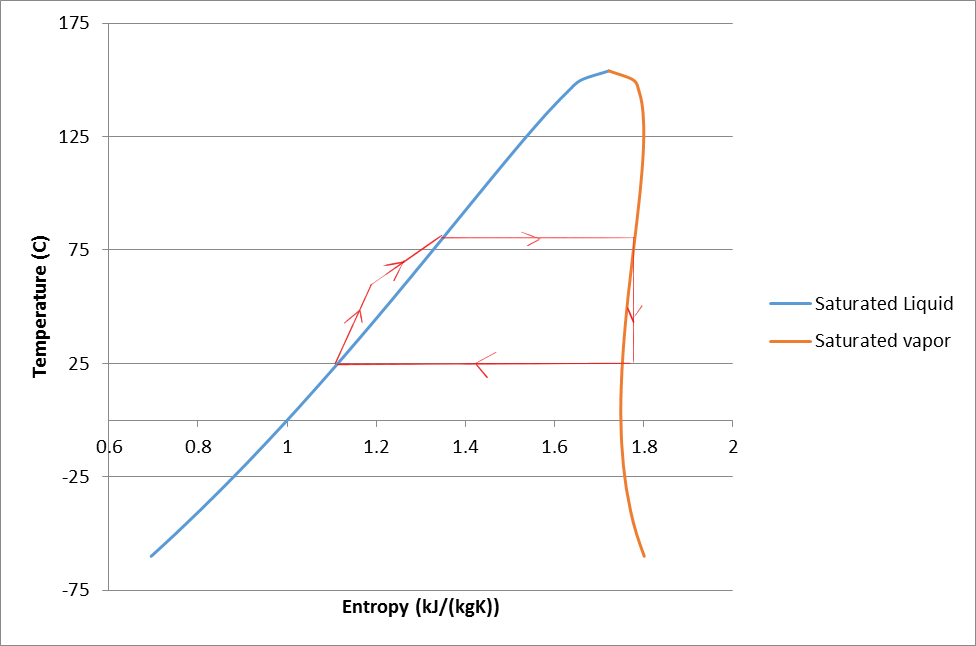
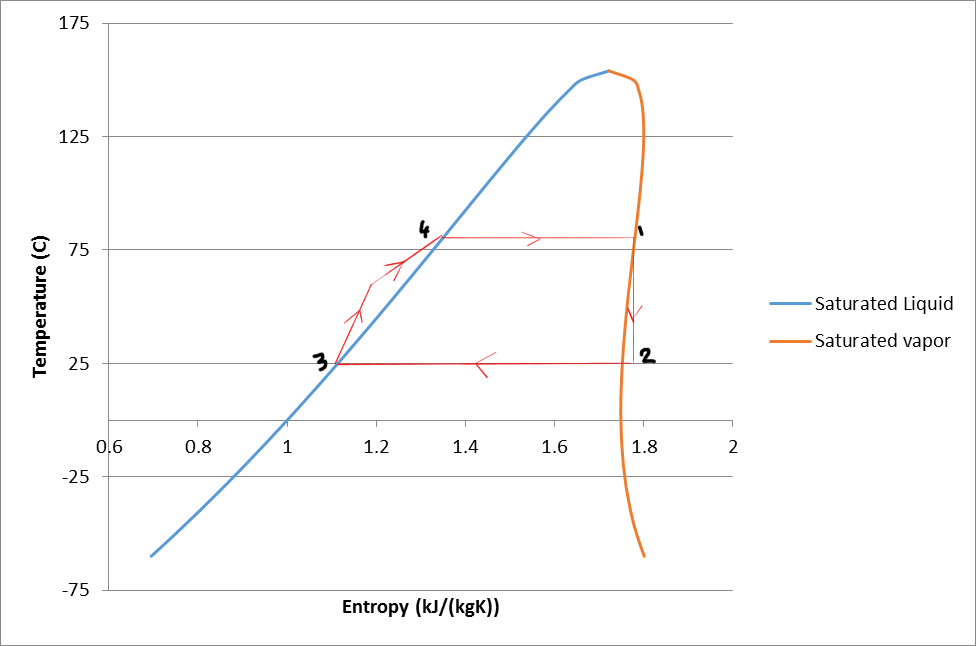
Revision of a layered 976px x 646px image; what changed, layer by layer:
added layer "State labels" above "Layer 1" over <box>312,220,657,372</box>
